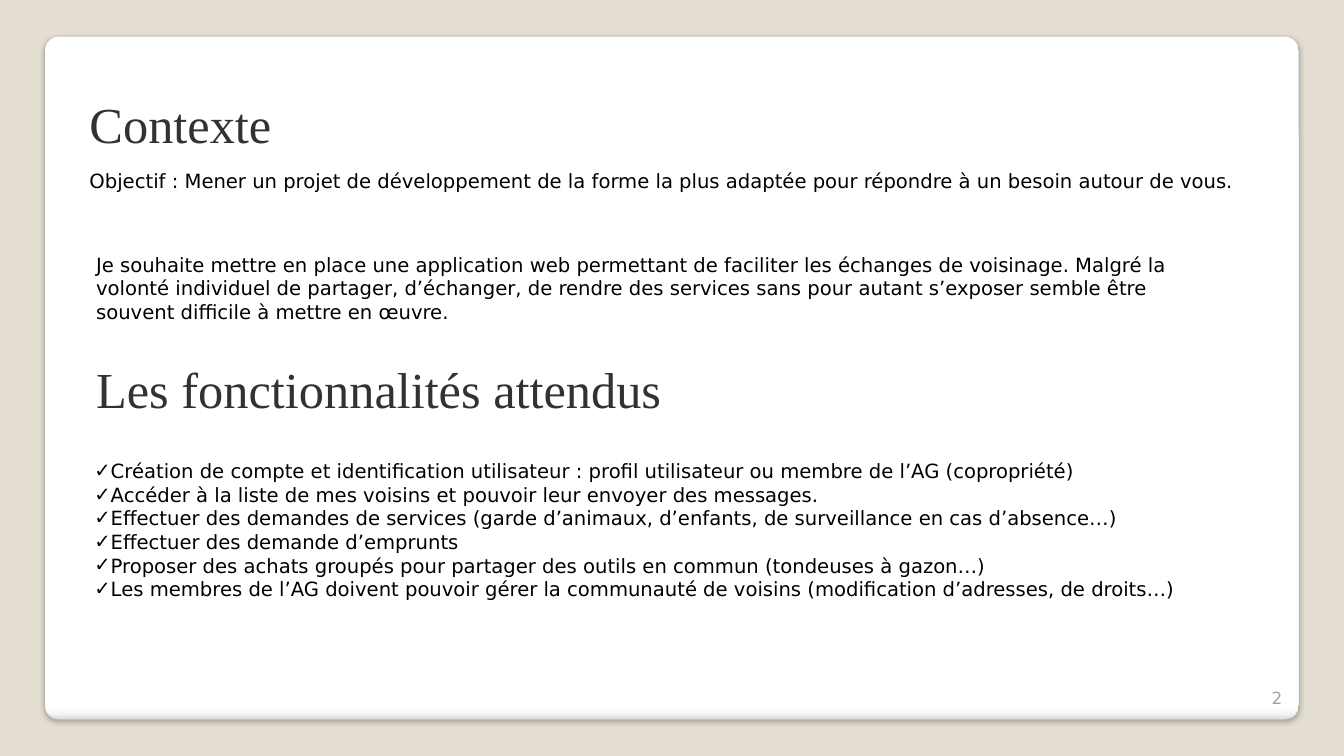
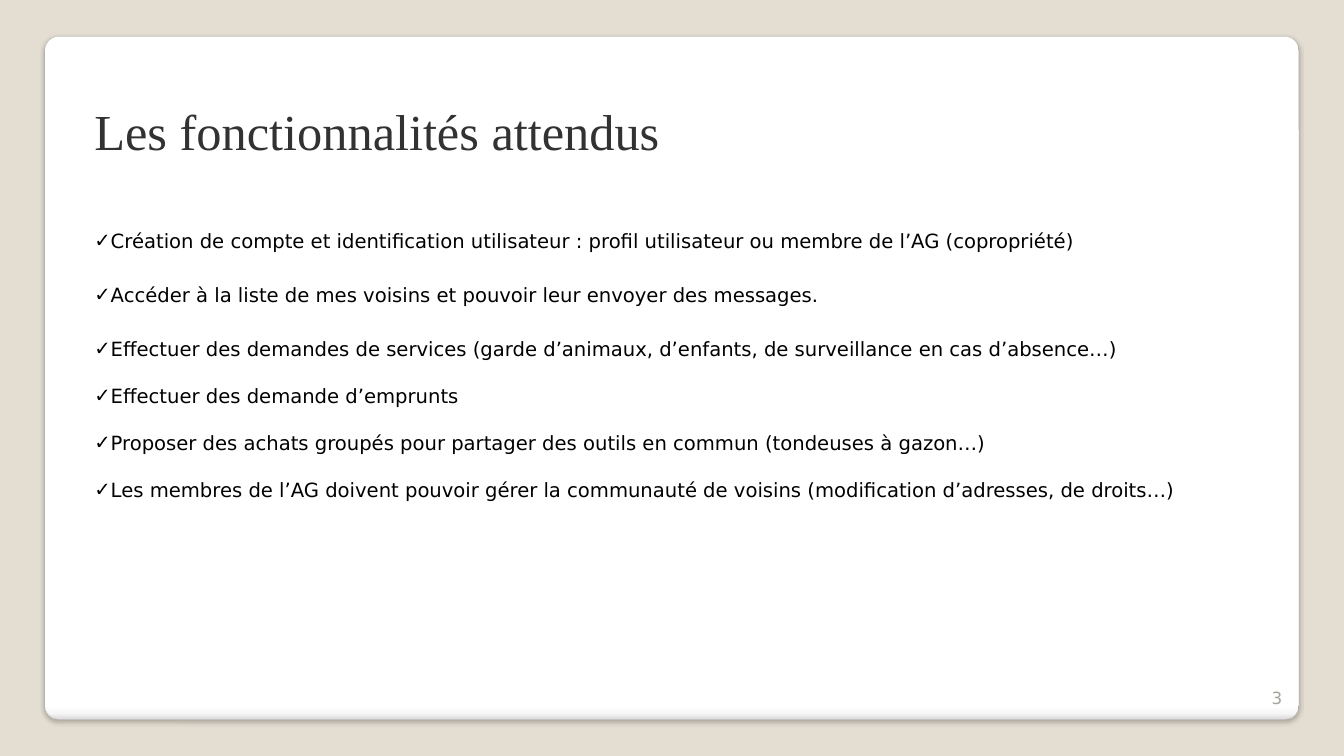
Before and after one commit to rvallet/ocp12-neighborhood-app, a slide deck: slide 3 of doc/OPC12-Présentation.pptx (slide 2 before the commit). Drawn at 1344x756 pixels with LibreOffice and Linux fonts; fonts in the diff are those of the drawing. Boxes give left, top, right and bottom in pixels: in the first picture for what was removed or moved away, otherwise in the second. Text is boxed around its words. In the diff, an @@ line names an element or a change of style, - is before the commit and + after.

```diff
--- a/doc/OPC12-Présentation.pptx
+++ b/doc/OPC12-Présentation.pptx
@@ text "Les fonctionnalités attendus": place and size @@
-text "Les fonctionnalités attendus" at [96,372,661,409]
+text "Les fonctionnalités attendus" at [94,114,660,151]
@@ text removed at [89,109,271,144] @@
-Contexte
@@ text removed at [89,172,1232,192] @@
-Objectif : Mener un projet de développement de la forme la plus adaptée pour répondre à un besoin autour de vous.
@@ text "Création de compte et identification ..." rewrapped from [94,462,1174,600] to [94,232,1174,501] @@
@@ text removed at [96,256,1165,320] @@
-Je souhaite mettre en place une application web permettant de faciliter les échanges de voisinage. Malgré la volonté individuel de partager, d’échanger, de rendre des services sans pour autant s’exposer semble être souvent difficile à mettre en œuvre.
@@ page number at [1272,691,1283,704]: text changed @@
-2
+3
```
Also in this commit, not shown: 1 other slide changed, 4 slides added, 6 other files.
